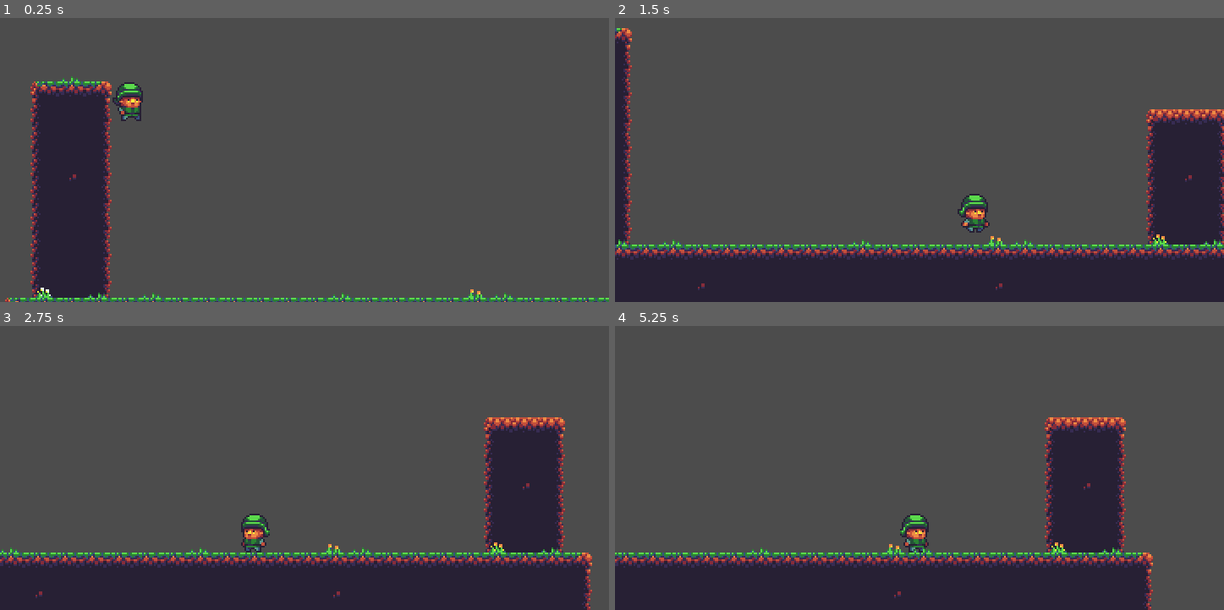
Above: before the commit, frames 1-4 (two rows, left to right).
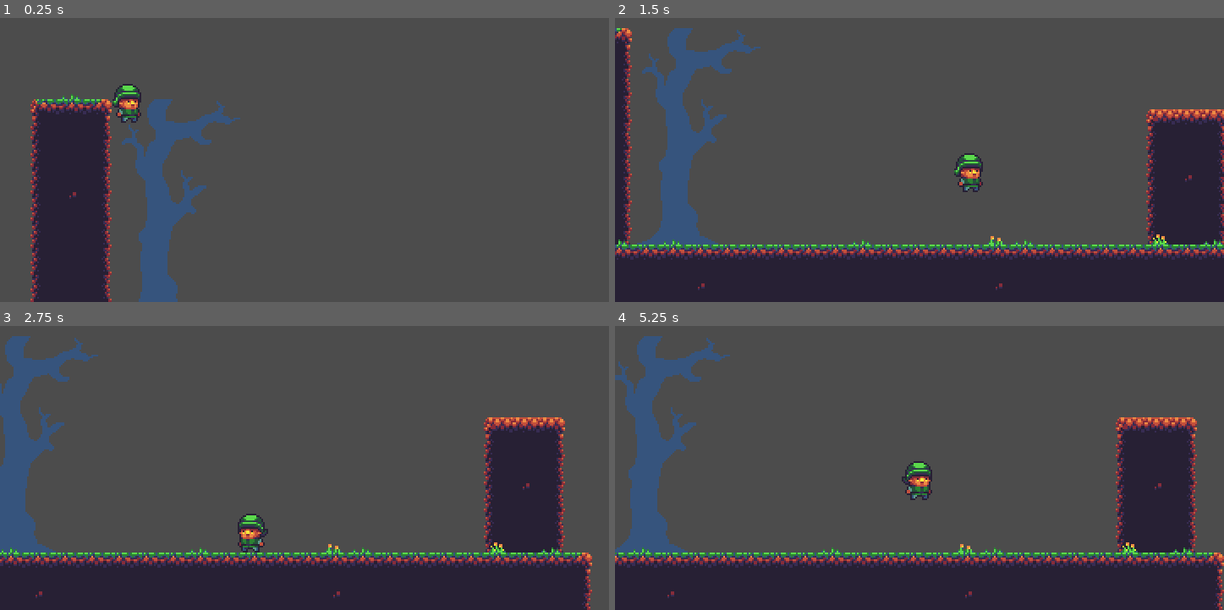
Above: after the commit, the same moments.

Repository: panicstevenson/buy-a-sword
Game: Godot game, scene res://Level.tscn
Two runs of this game, one before a commit and one after it. Both use one fixed random seed, a clock stepped at 60 frames per second and the inputs below.
Inputs (mouse positions are in pixels of both pictures, inside the frame that each line leads up to):
- Up to frame 1 (0.25 s): no input
- Up to frame 2 (1.5 s): move the mouse to (1053, 77) at 0.52 s; hold Right (ui_right) from 0.53 s (still down); tap Space (ui_select) at 0.6, 0.77, 1.07, 1.35 s; move the mouse to (797, 120) at 1.27 s
- Up to frame 3 (2.75 s): tap Space (ui_select) at 1.52, 1.82, 2.1 s; move the mouse to (outside the picture) at 2.02 s; release Right (ui_right) at 2.03 s; hold Left (ui_left) from 2.03 s (still down)
- Up to frame 4 (5.25 s): move the mouse to (889, 487) at 2.77 s; release Left (ui_left) at 2.78 s; hold Right (ui_right) 2.78-4.28 s; tap Space (ui_select) at 2.85, 3.02, 3.32, 3.6, 3.77, 4.07, 4.35, 4.52, 4.82, 5.1 s; move the mouse to (1102, 468) at 3.52 s; move the mouse to (736, 345) at 4.27 s; hold Left (ui_left) 4.28-5.03 s; move the mouse to (949, 408) at 5.02 s; hold Right (ui_right) from 5.03 s (still down)

The runs differ from the first frame. In frame 1, 8.5% of the frame differs, in the area x 0-100%, y 20-100%; in frame 2, 5.5%; in frame 3, 4.5%; in frame 4, 22%, in the area x 0-100%, y 3-100%.

Commit message:
Fix Jumping

Diff:
--- a/Level.gd
+++ b/Level.gd
@@ -2,11 +2,13 @@
 
 var collision_pos = []
 
-func _process(delta):
-	var cpos = $ForegroundTileMap.world_to_map($Player.position)
-	#$CanvasLayer/GridContainer/TilePos.text = str(cpos)
-	var mpos = $ForegroundTileMap.world_to_map(get_global_mouse_position())
-	#$CanvasLayer/GridContainer/MousePos.text = str(mpos)
+func _ready():
+	var screen_size = OS.get_screen_size()
+	var window_size = OS.get_window_size()
+
+	OS.set_window_position(screen_size*0.5 - window_size*0.5)
+
+
 
 func _on_Character_collided(collision):
 	# KinematicCollision2D object emitted by character
--- a/Level.tscn
+++ b/Level.tscn
@@ -15,4 +15,4 @@
 tile_data = PoolIntArray( 262142, 0, 65537, 262143, 0, 1, 196608, 0, 65538, 327678, 0, 65539, 327679, 0, 65540, 262144, …(1951 unchanged characters)…
 
 [node name="BackgroundTileMap" parent="." instance=ExtResource( 4 )]
-tile_data = PoolIntArray( 196607, 6, 0, 720894, 2, 0, 655360, 6, 0, 655362, 6, 0, 655369, 6, 0, 655374, 5, 0, 655375, 6, 0, 655380, 4, 0, 655382, 6, 0 )
+tile_data = PoolIntArray( 196607, 6, 0, 196609, 1, 0, 720894, 2, 0, 655360, 6, 0, 655362, 6, 0, 655369, 6, 0, 655374, 5, 0, 655375, 6, 0, 655380, 4, 0, 655382, 6, 0 )
--- a/Player.gd
+++ b/Player.gd
@@ -8,7 +8,7 @@
 var screen_size  # Size of the game window.
 
 var jumping = false
-var velocity = Vector2()
+var velocity = Vector2.ZERO
 
 # Called when the node enters the scene tree for the first time.
 func _ready():
@@ -18,35 +18,29 @@
 	velocity.x = 0
 	jumping = false
 	if Input.is_action_pressed("ui_right"):
-		velocity.x += 1
+		velocity.x += speed
 	if Input.is_action_pressed("ui_left"):
-		velocity.x -= 1
-	velocity.x *= speed
-	if Input.is_action_just_pressed('ui_select'):
-		jumping = true
+		velocity.x -= speed
 
 
 func _physics_process(delta):
+	get_input()
 	velocity.y += gravity * delta
-	get_input()
-	velocity = move_and_slide(velocity, Vector2(0, -1))
+	velocity = move_and_slide(velocity, Vector2.UP)
 	for i in get_slide_count():
 		var collision = get_slide_collision(i)
 		if collision:
 			emit_signal('collided', collision)
 
-	if is_on_floor() and jumping:
-		velocity.y = jump
+	if Input.is_action_just_pressed('ui_select'):
+		if is_on_floor():
+			velocity.y = jump
 
-	if velocity.length() > 0:
-		velocity = velocity.normalized() * speed
-		$AnimatedSprite.play()
-	else:
-		$AnimatedSprite.stop()
-	position.x = clamp(position.x, 0, screen_size.x)
-	position.y = clamp(position.y, 0, screen_size.y)
 	if velocity.x != 0:
 		$AnimatedSprite.animation = "walk"
+		$AnimatedSprite.play()
 		$AnimatedSprite.flip_v = false
 		# See the note below about boolean assignment
 		$AnimatedSprite.flip_h = velocity.x < 0
+	else:
+		$AnimatedSprite.stop()
